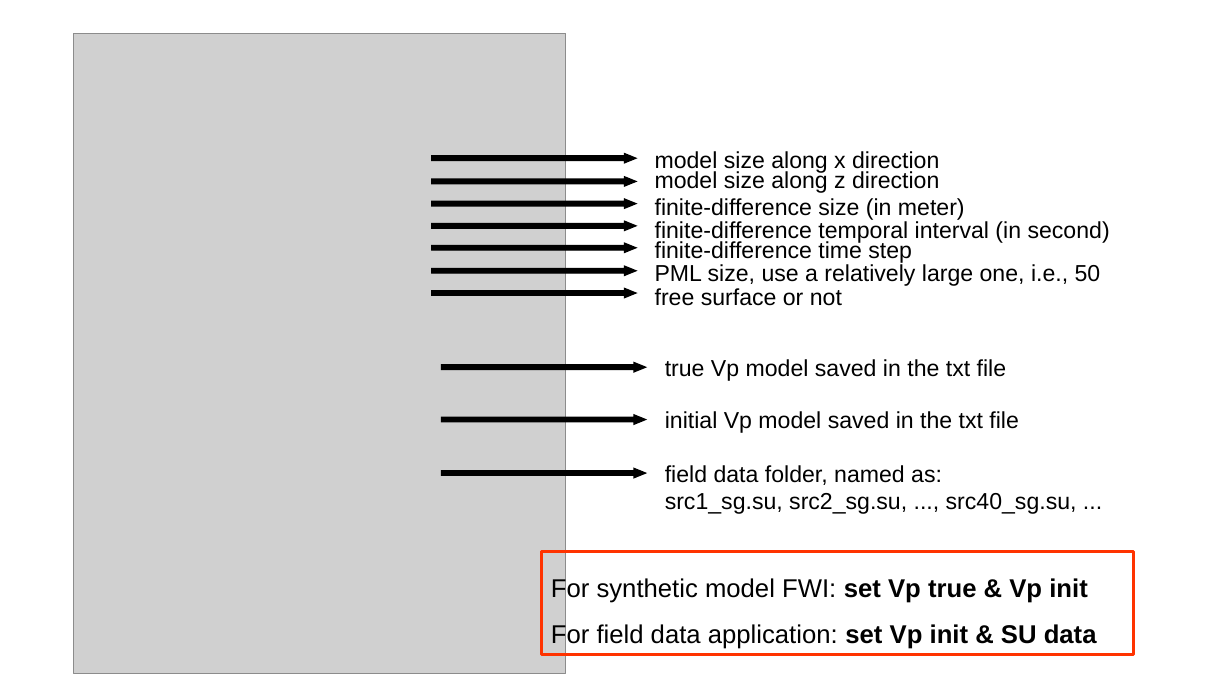
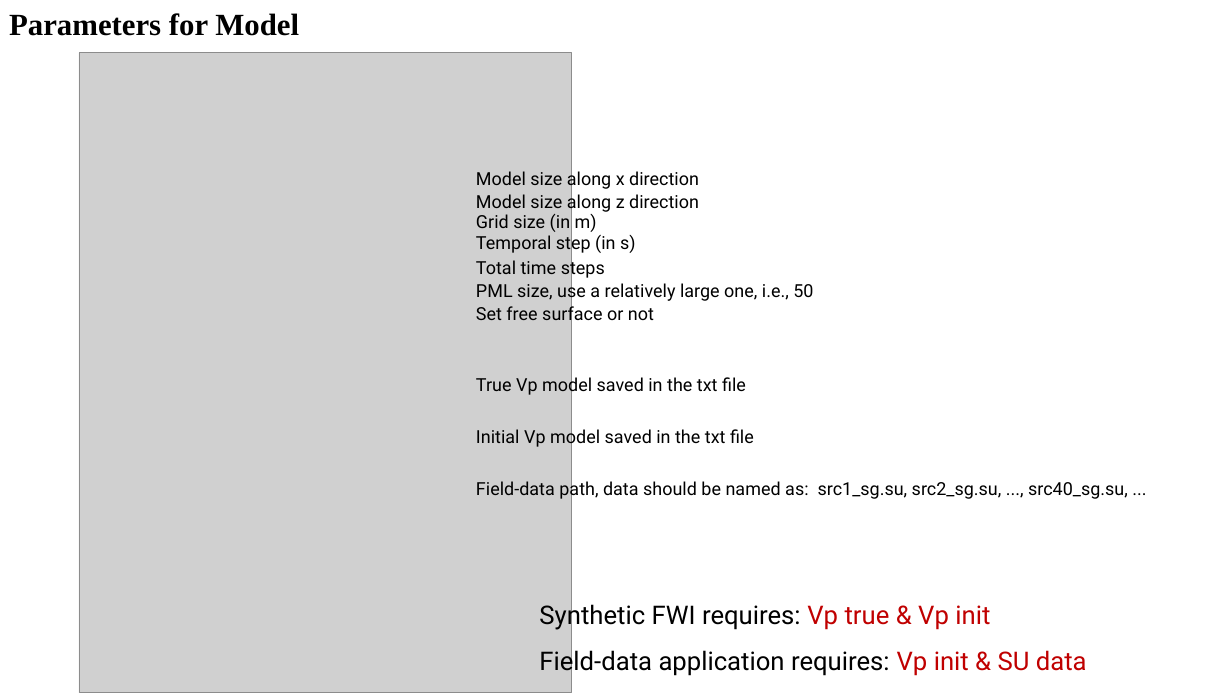
Before and after one commit to seisfwi/SWIT, a slide deck: slide 8 of doc/Introduction to SWIT.pptx (slide 3 before the commit). Drawn at 1232x693 pixels with LibreOffice and Linux fonts; fonts in the diff are those of the drawing; grey boxes stand for pictures. Boxes give left, top, right and bottom in pixels: in the first picture for what was removed or moved away, otherwise in the second. Text is boxed around its words. In the diff, an @@ line names an element or a change of style, - is before the commit and + after.

```diff
--- a/doc/Introduction to SWIT.pptx
+++ b/doc/Introduction to SWIT.pptx
@@ text added at bbox=[9, 13, 299, 36], 24 pt, text #000000, bold @@
+Parameters for Model
@@ picture: place and size @@
-picture at bbox=[73, 33, 566, 674]
+picture at bbox=[79, 53, 571, 693]
@@ right arrow removed at bbox=[432, 153, 636, 163] @@
@@ right arrow removed at bbox=[432, 177, 636, 186] @@
@@ text at bbox=[476, 169, 699, 191]: text changed; size 18 to 14 pt; font Arial to Roboto @@
-model size along x direction
+Model size along x direction
@@ right arrow removed at bbox=[432, 199, 636, 208] @@
@@ text at bbox=[476, 191, 699, 213]: text changed; size 18 to 14 pt; font Arial to Roboto @@
-model size along z direction
+Model size along z direction
@@ right arrow removed at bbox=[432, 221, 636, 230] @@
@@ text at bbox=[476, 214, 597, 232]: text changed; size 18 to 14 pt; font Arial to Roboto @@
-finite-difference size (in meter)
+Grid size (in m)
@@ text at bbox=[476, 233, 636, 255]: text changed; size 18 to 14 pt; font Arial to Roboto @@
-finite-difference temporal interval (in second)
+Temporal step (in s)
@@ right arrow removed at bbox=[432, 243, 636, 252] @@
@@ right arrow removed at bbox=[432, 266, 636, 275] @@
@@ text at bbox=[476, 257, 605, 279]: text changed; size 18 to 14 pt; font Arial to Roboto @@
-finite-difference time step
+Total time steps
@@ right arrow removed at bbox=[432, 288, 636, 298] @@
@@ text "PML size, use a relatively ...": place and size @@
-text "PML size, use a relatively ..." at bbox=[655, 264, 1101, 286]
+text "PML size, use a relatively ..." at bbox=[476, 280, 813, 302]
@@ text "PML size, use a relatively ..." at bbox=[476, 280, 813, 302]: size 18 to 14 pt, font Arial to Roboto @@
@@ text at bbox=[476, 304, 654, 326]: text changed; size 18 to 14 pt; font Arial to Roboto @@
-free surface or not
+Set free surface or not
@@ right arrow removed at bbox=[442, 362, 646, 372] @@
@@ text at bbox=[476, 375, 746, 397]: text changed; size 18 to 14 pt; font Arial to Roboto @@
-true Vp model saved in the txt file
+True Vp model saved in the txt file
@@ right arrow removed at bbox=[442, 415, 646, 424] @@
@@ text at bbox=[476, 427, 754, 449]: text changed; size 18 to 14 pt; font Arial to Roboto @@
-initial Vp model saved in the txt file
+Initial Vp model saved in the txt file
@@ right arrow removed at bbox=[442, 469, 646, 478] @@
@@ text at bbox=[476, 479, 1128, 501]: text changed; size 18 to 14 pt; font Arial to Roboto @@
-field data folder, named as:
-src1_sg.su, src2_sg.su, ..., src40_sg.su, ...
+Field-data path, data should be named as: src1_sg.su, src2_sg.su, ..., src40_sg.su, ...
@@ text "Synthetic FWI requires: Vp true ...": place and size @@
-text "Synthetic FWI requires: Vp true ..." at bbox=[542, 552, 1134, 654]
+text "Synthetic FWI requires: Vp true ..." at bbox=[539, 600, 1087, 677]
@@ text "Synthetic FWI requires: Vp true ..." at bbox=[539, 600, 1087, 677]: outline #FF3300 2 pt to none @@
@@ text at bbox=[539, 600, 1087, 677]: text changed; font Arial to Roboto @@
-For synthetic model FWI: set Vp true & Vp init
-For field data application: set Vp init & SU data
+Synthetic FWI requires: Vp true & Vp init
+Field-data application requires: Vp init & SU data
```
Also in this commit, not shown: 4 other slides changed, 6 slides added, 3 other files.
